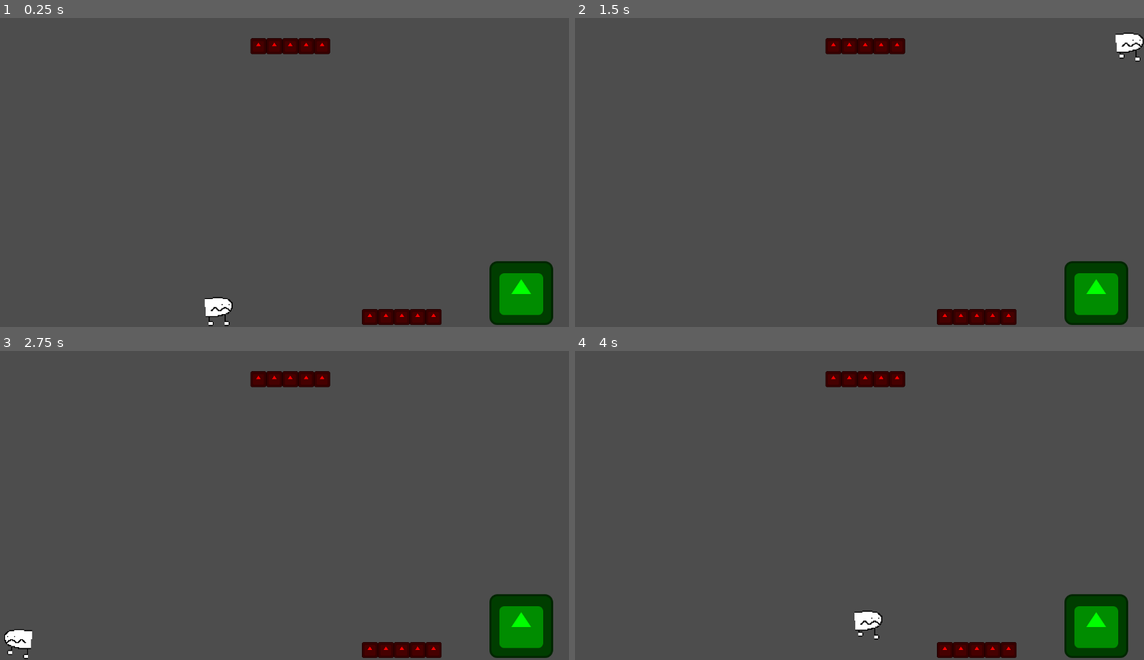
Above: before the commit, frames 1-4 (two rows, left to right).
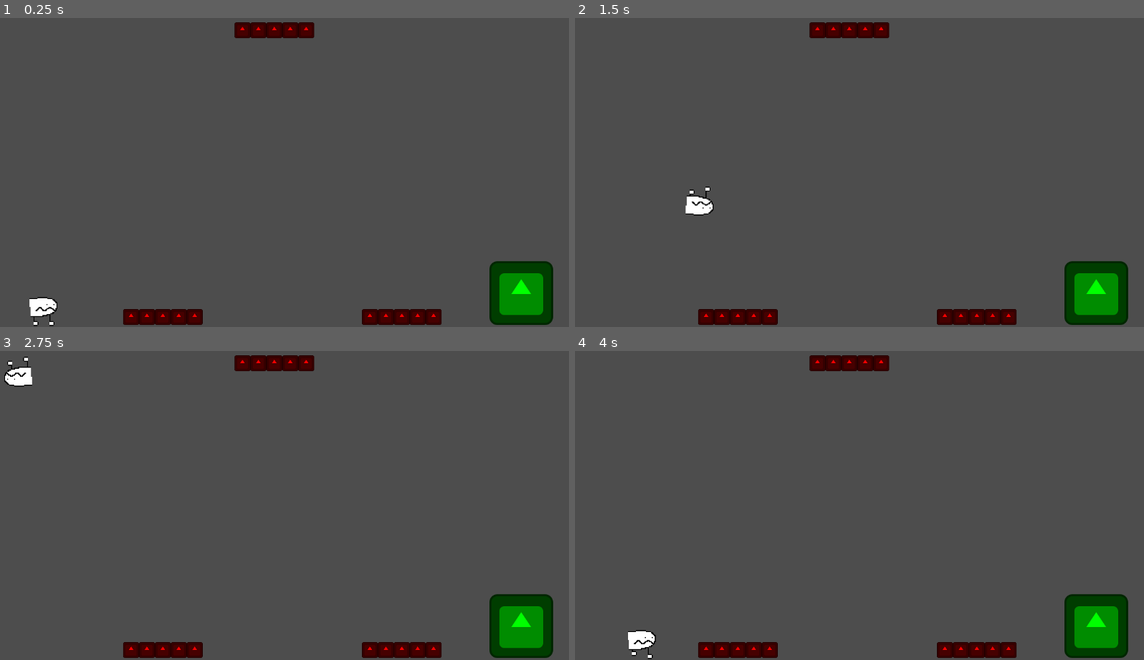
Above: after the commit, the same moments.

Repository: k-onej/funny-walmart-game
Game: Godot game, scene res://world.tscn
Same seed, same stepped clock (60 frames per second), same inputs: the game is played once before the commit and once after it. The engine's default icon, where the game draws it, is replaced by a stand-in: a white triangle on a blue panel in a dark square.
Inputs:
- Up to frame 1 (0.25 s): no input
- Up to frame 2 (1.5 s): tap Enter at 0.5 s; hold D (move_right) from 0.53 s (still down); tap Space (switch_gravity) at 0.6, 1.35 s
- Up to frame 3 (2.75 s): release D (move_right) at 2.03 s; hold A (move_left) from 2.03 s (still down); tap Space (switch_gravity) at 2.1 s
- Up to frame 4 (4 s): release A (move_left) at 2.78 s; hold D (move_right) from 2.78 s (still down); tap Space (switch_gravity) at 2.85, 3.6 s

The runs differ from the first frame. In frame 1, 2.8% of the frame differs, in the area x 5-59%, y 1-100%; in frame 2, 2.8%; in frame 3, 2.8%; in frame 4, 2.8%.

Commit message:
made dying more better

Diff:
--- a/player.gd
+++ b/player.gd
@@ -12,7 +12,6 @@
 @onready var sprite = $Sprite
 
 func _physics_process(delta):
-
 	if up_direction == Vector2.UP:
 		sprite.flip_v = false
 	elif up_direction == Vector2.DOWN:
@@ -53,6 +52,7 @@
 func die():
 	position = spawn_position
 	set_up_direction(Vector2.UP)
+	velocity = Vector2(0, 0)
 
 func set_spawn(x:float = position.x, y:float = position.y):
 	spawn_position = Vector2(x, y)
--- a/world.tscn
+++ b/world.tscn
@@ -21,7 +21,7 @@
 
 [node name="Player" parent="." instance=ExtResource("1_suygq")]
 z_index = 1
-position = Vector2(224, 384)
+position = Vector2(48, 528)
 
 [node name="StaticBody2D2" type="StaticBody2D" parent="."]
 position = Vector2(-3, 676)
@@ -59,7 +59,7 @@
 [node name="TileMap" type="TileMap" parent="."]
 tile_set = SubResource("TileSet_eyk8p")
 format = 2
-layer_0/tile_data = PackedInt32Array(1048592, 0, 65536, 1048593, 0, 65536, 1048594, 0, 65536, 1048595, 0, 65536, 1048596, 0, 65536, 2162711, 0, 65536, 2162712, 0, 65536, 2162713, 0, 65536, 2162714, 0, 65536, 2162715, 0, 65536)
+layer_0/tile_data = PackedInt32Array(2162711, 0, 65536, 2162712, 0, 65536, 2162713, 0, 65536, 2162714, 0, 65536, 2162715, 0, 65536, 2162696, 0, 65536, 2162697, 0, 65536, 2162698, 0, 65536, 2162699, 0, 65536, 2162700, 0, 65536, 983055, 0, 65536, 983056, 0, 65536, 983057, 0, 65536, 983058, 0, 65536, 983059, 0, 65536)
 
 [node name="Camera2D" type="Camera2D" parent="."]
 position = Vector2(288, 384)
